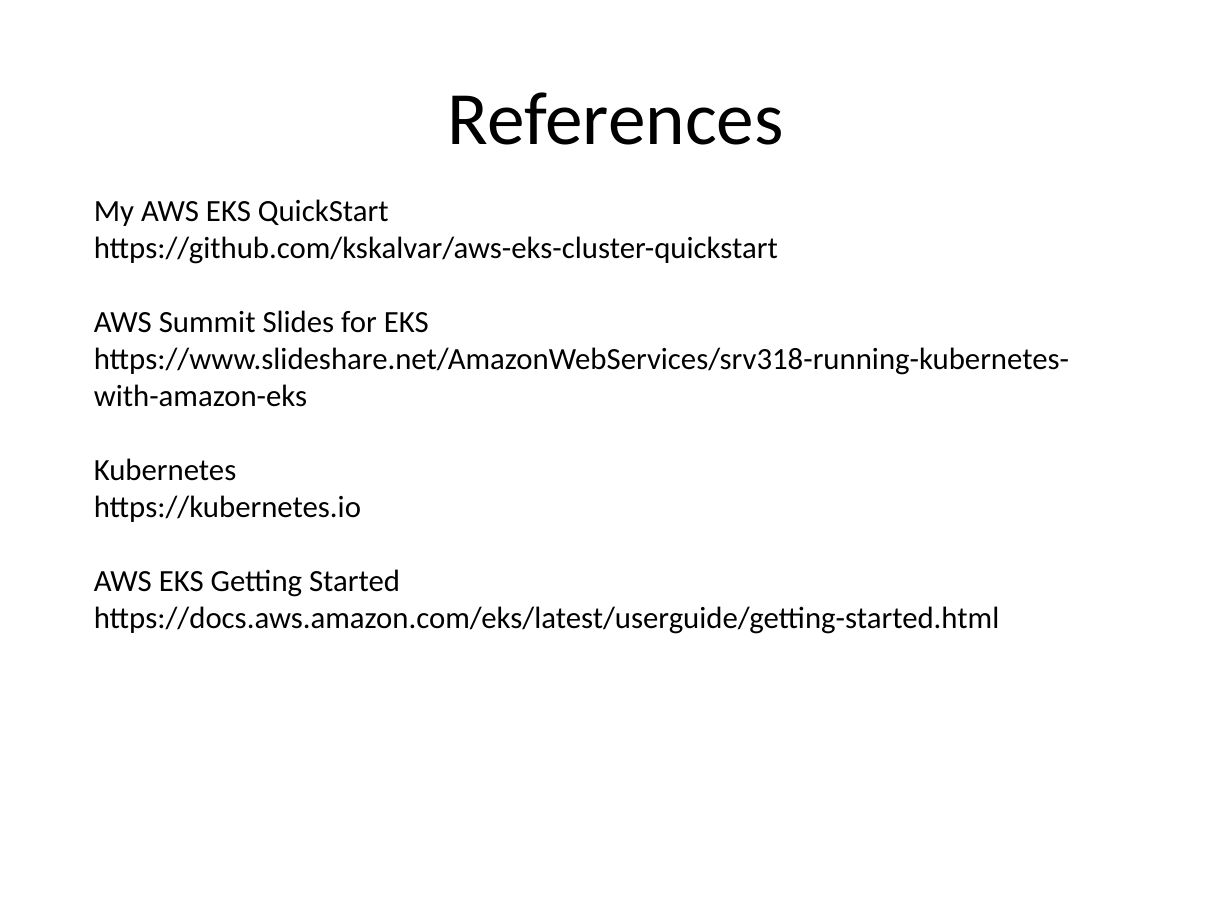
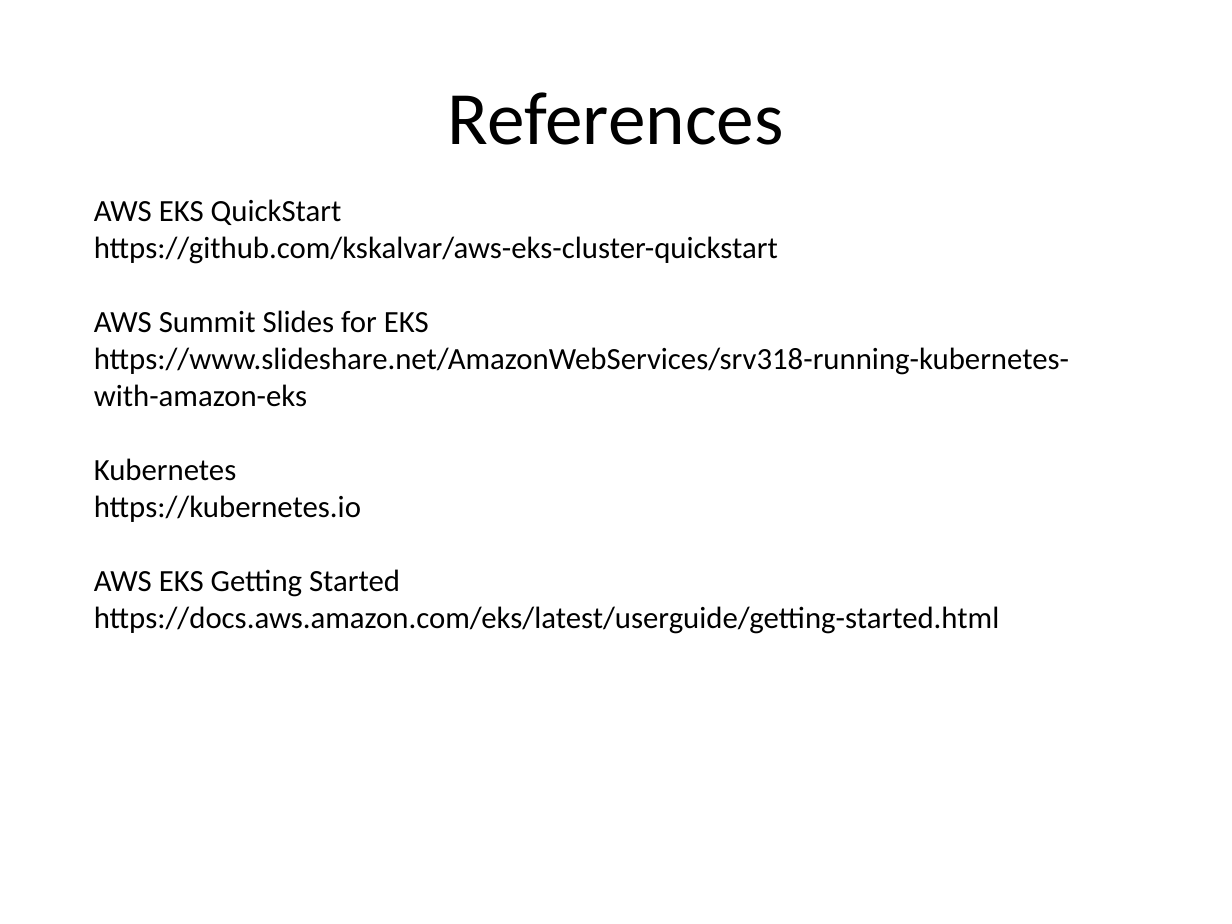
Before and after one commit to kskalvar/aws-eks-cluster-quickstart, a slide deck: slide 11 of slides/AWS-EKS-Cluster-Quickstart.pptx. Drawn at 1232x924 pixels with LibreOffice and Linux fonts; fonts in the diff are those of the drawing; background and template pictures are left out. Boxes give left, top, right and bottom in pixels: in the first picture for what was removed or moved away, otherwise in the second. Text is boxed around its words. In the diff, an @@ line names an element or a change of style, - is before the commit and + after.

```diff
--- a/slides/AWS-EKS-Cluster-Quickstart.pptx
+++ b/slides/AWS-EKS-Cluster-Quickstart.pptx
@@ text at [94, 199, 342, 225]: text changed @@
-My AWS EKS QuickStart
+AWS EKS QuickStart
```
Also in this commit, not shown: 7 other slides changed.
